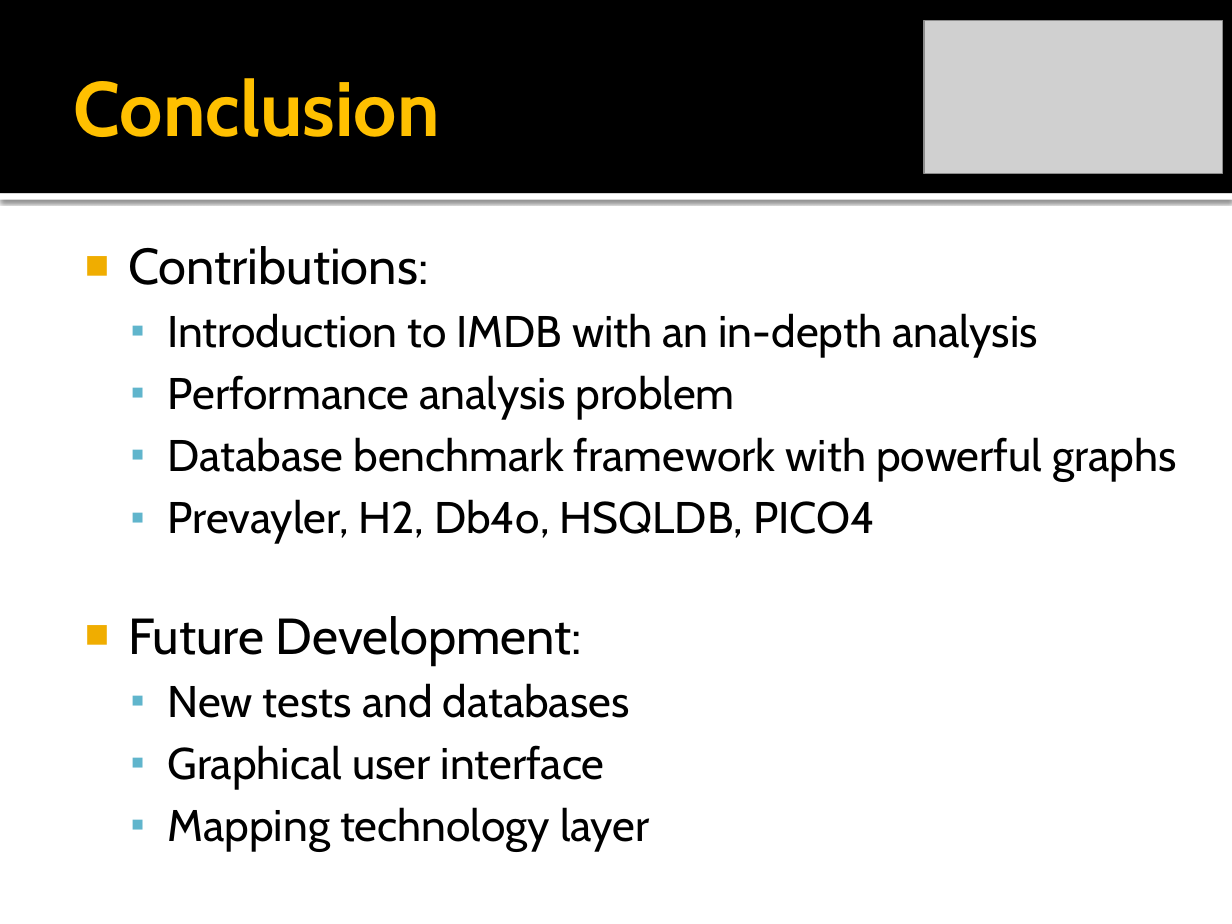
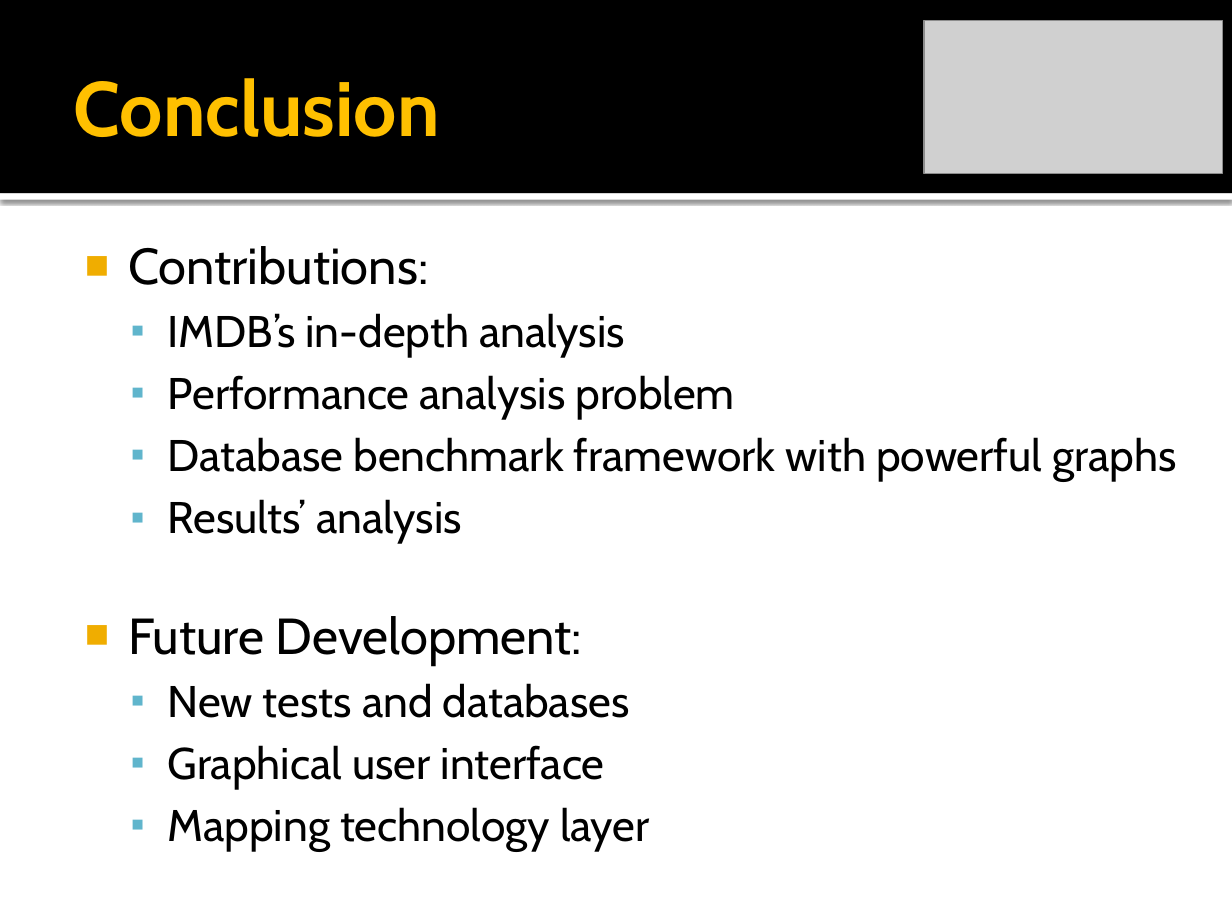
Before and after one commit to rickilama54/portable-db-bench, a slide deck: slide 18 of tesi/presentazione/Barbagallo-IMDB.pptx. Drawn at 1232x924 pixels with LibreOffice and Linux fonts; fonts in the diff are those of the drawing; grey boxes stand for pictures. Boxes give left, top, right and bottom in pixels: in the first picture for what was removed or moved away, otherwise in the second. Text is boxed around its words. In the diff, an @@ line names an element or a change of style, - is before the commit and + after.

Commit message:
backup presentation

```diff
--- a/tesi/presentazione/Barbagallo-IMDB.pptx
+++ b/tesi/presentazione/Barbagallo-IMDB.pptx
@@ text at (168,313,625,358): text changed @@
-  ▪ Introduction to IMDB with an in-depth analysis
+  ▪ IMDB’s in-depth analysis
@@ text at (168,499,462,544): text changed @@
-  ▪ Prevayler, H2, Db4o, HSQLDB, PICO4
+  ▪ Results’ analysis
```
